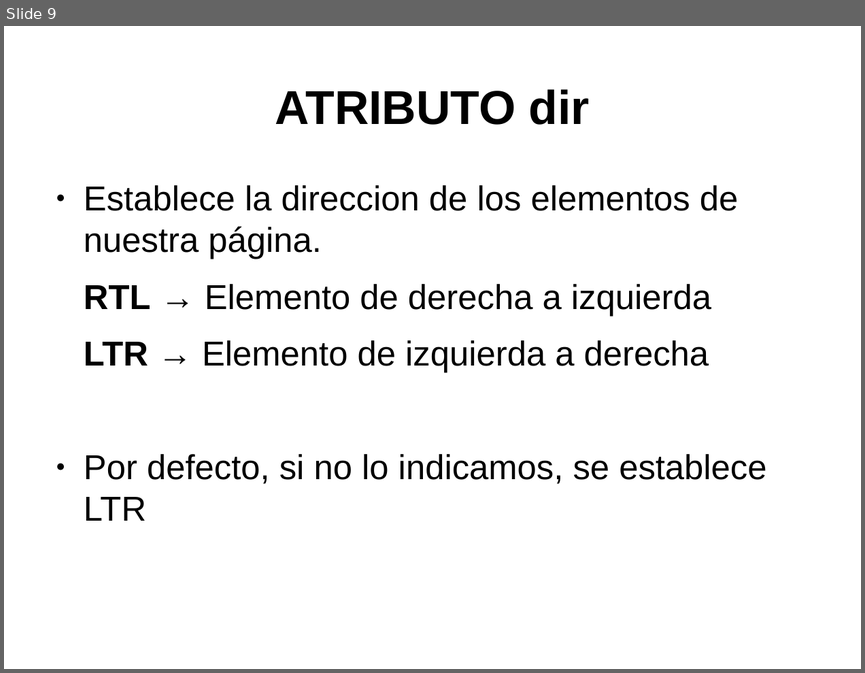
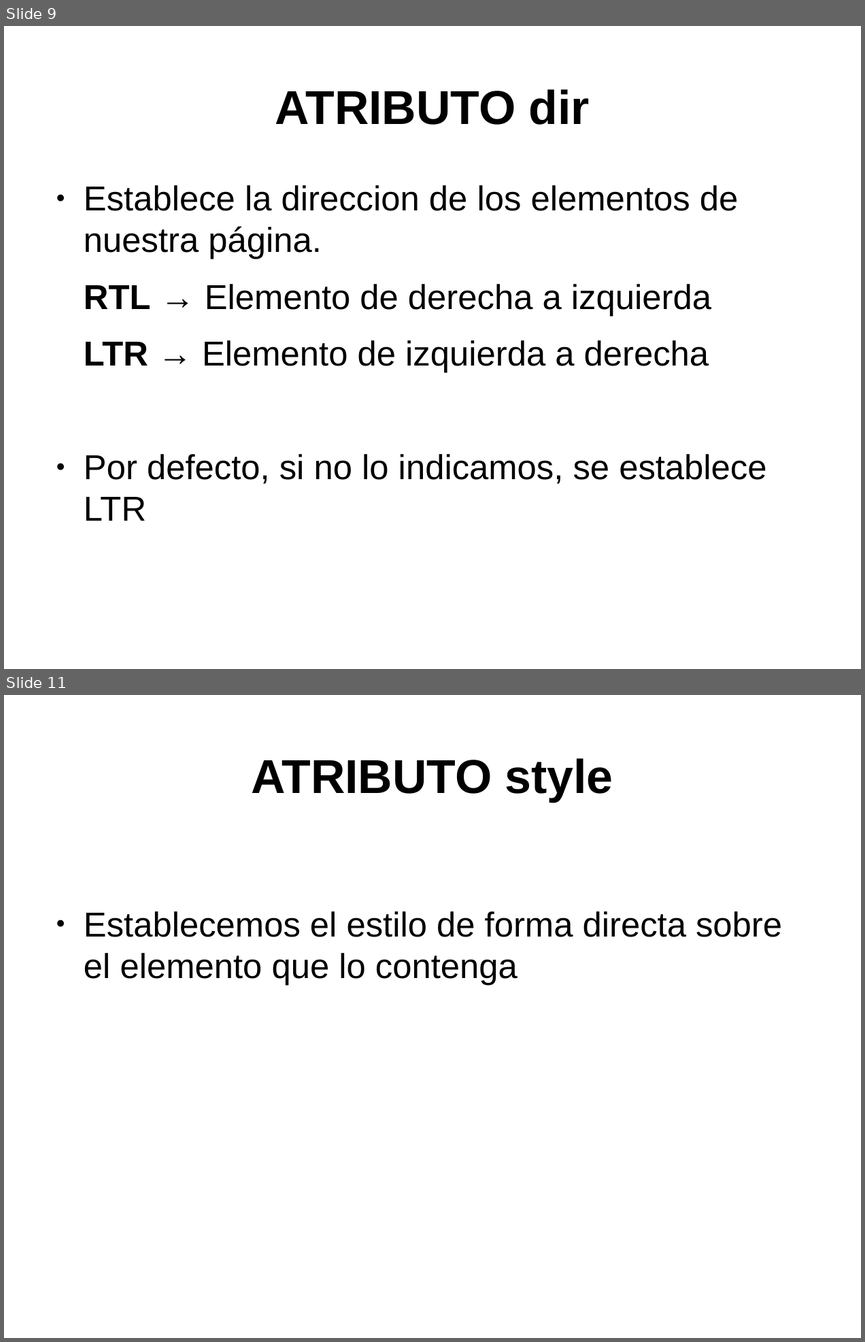
Before and after one commit to toblerone554/CampusInfantil2016, a slide deck: Veteranos/html/PresentaciónHTML.odp. Shown one above the other, each under a label of ours: slide 9 before the commit, slides 9 and 11 after it; the slides between them are not shown. The pictures are 865x673 and 865x1342 pixels, drawn with LibreOffice and Linux fonts; fonts in the diff are those of the drawing. Boxes give left, top, right and bottom in pixels: in the first picture for what was removed or moved away, otherwise in the second. Text is boxed around its words. In the diff, an @@ line names an element or a change of style, - is before the commit and + after.

```diff
--- a/Veteranos/html/PresentaciónHTML.odp
+++ b/Veteranos/html/PresentaciónHTML.odp
@@ slide 11 added at <box>4,695,861,1338</box>, background #FFFFFF @@
@@ title added at <box>251,758,613,802</box>, 44 pt, text #000000, bold @@
+ATRIBUTO style
@@ text added at <box>84,911,782,985</box>, 32 pt, text #000000 @@
+● Establecemos el estilo de forma directa sobre el elemento que lo contenga
```
Also in this commit, not shown: 8 other slides added, 10 other files.
